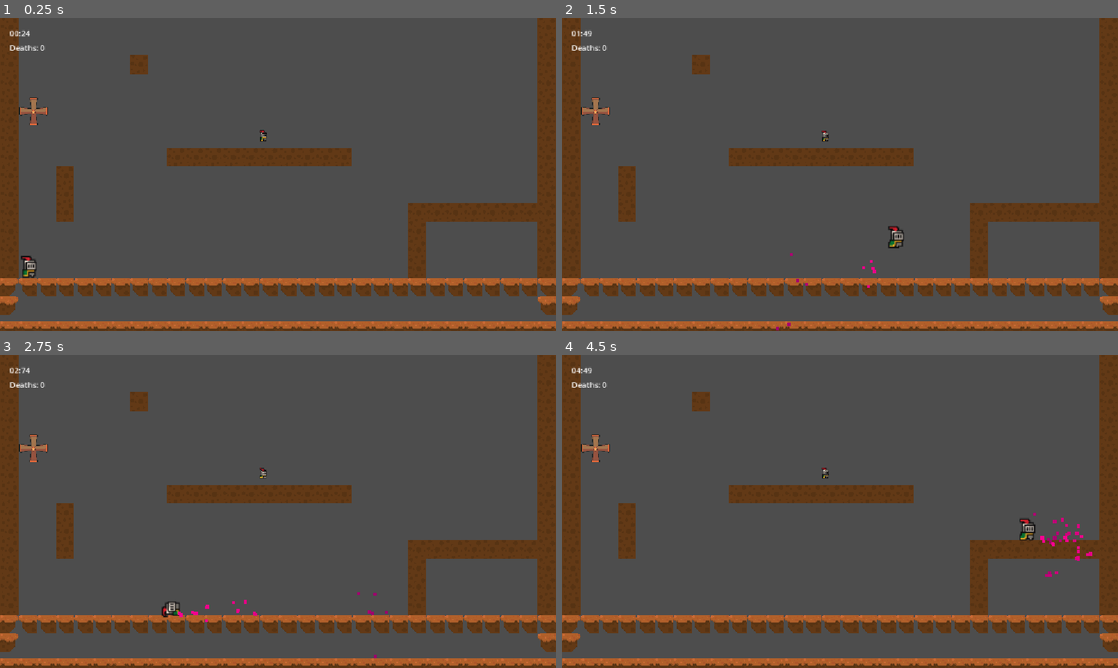
Above: before the commit, frames 1-4 (two rows, left to right).
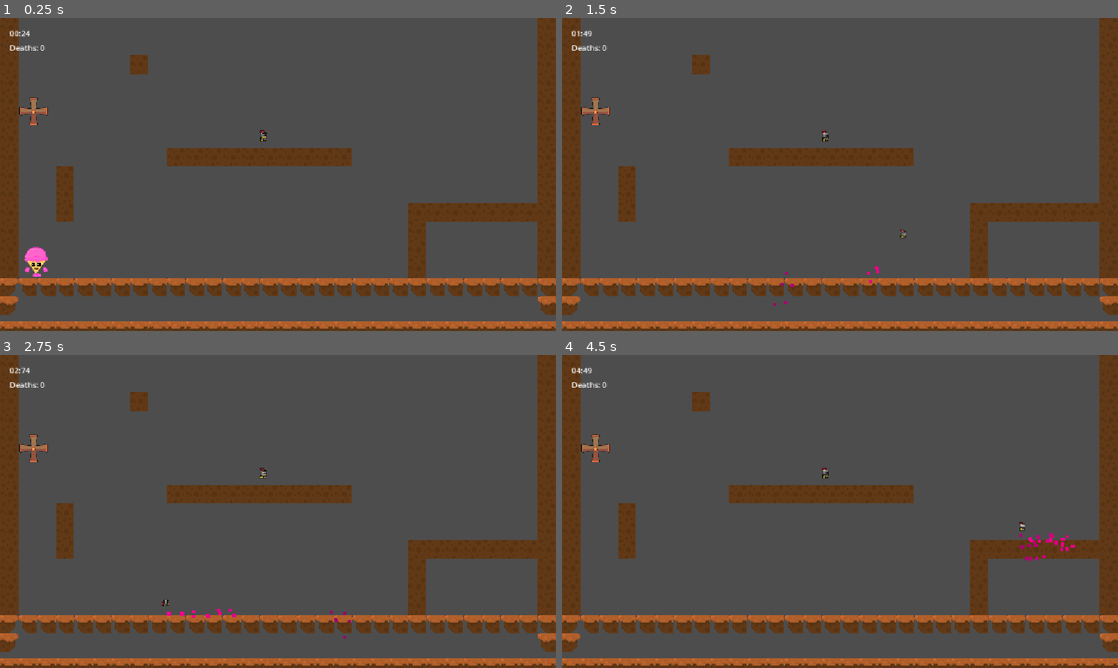
Above: after the commit, the same moments.

Repository: francoheredev/s.o.s--ice-cream
Game: Godot game, scene res://personaje/nivel de prueba/nivel_1.tscn
The game is run twice, just before and just after one commit, with the same random seed, the same clock (stepped at 60 frames per second) and the same inputs.
Inputs:
- Up to frame 1 (0.25 s): no input
- Up to frame 2 (1.5 s): hold Ctrl (run) 0.53-1.28 s; hold Right (move_right) from 0.53 s (still down); tap Space (jump) at 0.77, 0.8, 1.07, 1.35 s
- Up to frame 3 (2.75 s): tap Space (jump) at 1.52, 1.82, 2.3 s; tap Ctrl (run) at 1.55 s; release Right (move_right) at 2.03 s; hold Left (move_left) from 2.03 s (still down); hold Ctrl (run) from 2.03 s (still down)
- Up to frame 4 (4.5 s): release Left (move_left) at 2.78 s; release Ctrl (run) at 2.78 s; hold Right (move_right) 2.78-4.28 s; tap Ctrl (run) at 2.85, 4.35 s; tap Space (jump) at 3.02, 3.32 s; hold Space (jump) 3.53-4.28 s; hold Left (move_left) from 4.28 s (still down)

The runs differ from the first frame. In frame 1, 0.3% of the frame differs, in the area x 3-9%, y 73-84%; in frame 2, 0.3%; in frame 3, 0.3%; in frame 4, 0.5%, in the area x 82-96%, y 50-71%.

Commit message:
cambié al sprite del helado

Diff:
--- a/personaje/helado_f.tscn
+++ b/personaje/helado_f.tscn
@@ -4,6 +4,7 @@
 [ext_resource type="Texture2D" uid="uid://y6j2ex8onbc1" path="res://arte/knight.png" id="1_f7sk4"]
 [ext_resource type="PackedScene" uid="uid://bn0gjt05dclct" path="res://particulas/death_particles.tscn" id="2_0l4dv"]
 [ext_resource type="PackedScene" uid="uid://dmnfvvb1qbd5g" path="res://particulas/particulascorrer.tscn" id="4_gf25q"]
+[ext_resource type="Texture2D" uid="uid://dp61ehqypeh8i" path="res://arte/heladopj.png" id="4_xub0u"]
 
 [sub_resource type="AtlasTexture" id="AtlasTexture_8jc6e"]
 atlas = ExtResource("1_f7sk4")
@@ -101,21 +102,9 @@
 atlas = ExtResource("1_f7sk4")
 region = Rect2(192, 160, 32, 32)
 
-[sub_resource type="AtlasTexture" id="AtlasTexture_v0mtm"]
-atlas = ExtResource("1_f7sk4")
-region = Rect2(0, 0, 32, 32)
-
-[sub_resource type="AtlasTexture" id="AtlasTexture_6q32v"]
-atlas = ExtResource("1_f7sk4")
-region = Rect2(32, 0, 32, 32)
-
-[sub_resource type="AtlasTexture" id="AtlasTexture_su0j6"]
-atlas = ExtResource("1_f7sk4")
-region = Rect2(64, 0, 32, 32)
-
-[sub_resource type="AtlasTexture" id="AtlasTexture_mxubr"]
-atlas = ExtResource("1_f7sk4")
-region = Rect2(96, 0, 32, 32)
+[sub_resource type="AtlasTexture" id="AtlasTexture_bjhb4"]
+atlas = ExtResource("4_xub0u")
+region = Rect2(0, 0, 49, 62)
 
 [sub_resource type="AtlasTexture" id="AtlasTexture_56yco"]
 atlas = ExtResource("1_f7sk4")
@@ -224,16 +213,7 @@
 }, {
 "frames": [{
 "duration": 1.0,
-"texture": SubResource("AtlasTexture_v0mtm")
-}, {
-"duration": 1.0,
-"texture": SubResource("AtlasTexture_6q32v")
-}, {
-"duration": 1.0,
-"texture": SubResource("AtlasTexture_su0j6")
-}, {
-"duration": 1.0,
-"texture": SubResource("AtlasTexture_mxubr")
+"texture": SubResource("AtlasTexture_bjhb4")
 }],
 "loop": true,
 "name": &"idle",
@@ -310,22 +290,20 @@
 "speed": 4.0
 }]
 
-[sub_resource type="CapsuleShape2D" id="CapsuleShape2D_qark5"]
-radius = 5.0
-height = 16.0
+[sub_resource type="CapsuleShape2D" id="CapsuleShape2D_xub0u"]
+radius = 24.0
+height = 64.0
 
 [node name="HeladoF" type="CharacterBody2D" unique_id=1008702425 groups=["player"]]
-scale = Vector2(2.5, 2.5)
 script = ExtResource("1_7qoda")
 death_particles_scene = ExtResource("2_0l4dv")
 
 [node name="AnimatedSprite2D" type="AnimatedSprite2D" parent="." unique_id=786968593]
 sprite_frames = SubResource("SpriteFrames_x1cl1")
-animation = &"izq"
+animation = &"idle"
 
 [node name="CollisionShape2D" type="CollisionShape2D" parent="." unique_id=189343663]
-position = Vector2(0, 4)
-shape = SubResource("CapsuleShape2D_qark5")
+shape = SubResource("CapsuleShape2D_xub0u")
 
 [node name="RunParticles" parent="." unique_id=1491381801 instance=ExtResource("4_gf25q")]
-position = Vector2(0, 11.8)
+position = Vector2(0, 31)
--- a/personaje/nivel de prueba/nivel_1.tscn
+++ b/personaje/nivel de prueba/nivel_1.tscn
@@ -76,25 +76,7 @@
 tile_set = SubResource("TileSet_v8ff1")
 
 [node name="HeladoF" parent="." unique_id=1191648017 instance=ExtResource("2_6d4b5")]
-position = Vector2(61.00003, 506)
-walk_speed = 500
-run_speed = 720
-ground_accel = 18000.0
-air_accel = 8000.0
-friction = 12000.0
-skid_friction = 26000.0
-gravity = 5000
-low_gravity = 2500
-fall_gravity = 8000.0
-jump_force = -900
-jump_cut = 0.3
-jump_horizontal_boost = 0.15
-coyote_time = 0.08
-jump_buffer_time = 0.08
-wall_slide_speed = 200
-wall_slide_accel = 5000
-wall_jump_force = Vector2(800, -1100)
-wall_jump_lock_time = 0.05
+position = Vector2(75, 494)
 
 [node name="heladollegada" parent="." unique_id=815428152 instance=ExtResource("3_41bl6")]
 position = Vector2(547, 247)
Binary file added: arte/heladopj.png
Not shown, added: arte/heladopj.png.import
Not shown, added: arte/heladofrutilla.fla
